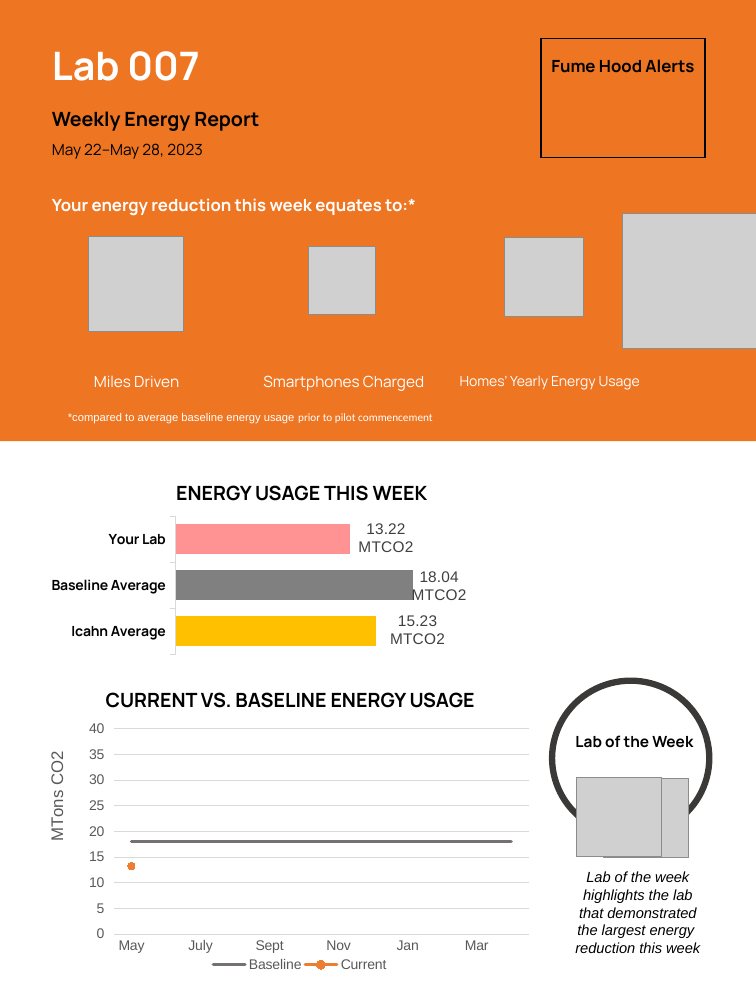
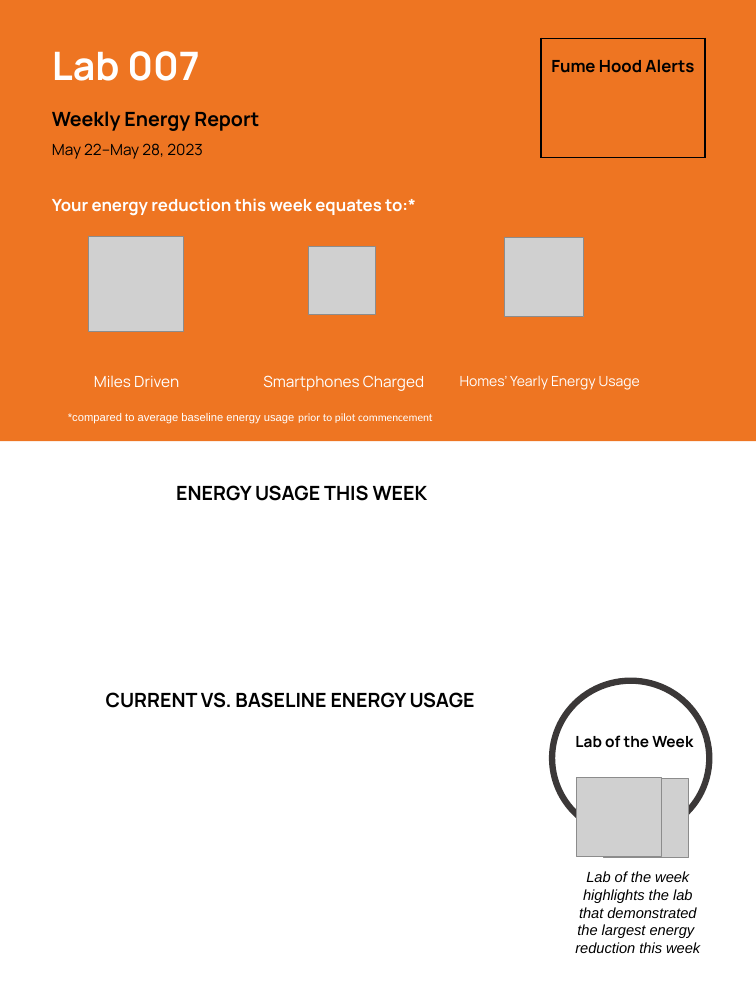
Before and after one commit to nshaff3r/Evidn-Lab-Generator, a slide deck: slide 1 of input.pptx. Drawn at 756x1008 pixels with LibreOffice and Linux fonts; fonts in the diff are those of the drawing; grey boxes stand for pictures. Boxes give left, top, right and bottom in pixels: in the first picture for what was removed or moved away, otherwise in the second. Text is boxed around its words. In the diff, an @@ line names an element or a change of style, - is before the commit and + after.

```diff
--- a/input.pptx
+++ b/input.pptx
@@ picture removed at (622,214,756,349) @@
@@ bar chart removed at (33,501,655,670) @@
-categories: Icahn Average, Baseline Average, Your Lab
-Series 1: 15.23, 18.04, 13.22
@@ line chart removed at (33,716,538,991) @@
-categories: May, , July, , Sept, , Nov, , Jan, , Mar
-Baseline: 18, 18, 18, 18, 18, 18, 18, 18, 18, 18, 18, 18
-Current: 13, -, -, -, -, -, -, -, -, -, -, -
```
Also in this commit, not shown: 2 other files.
